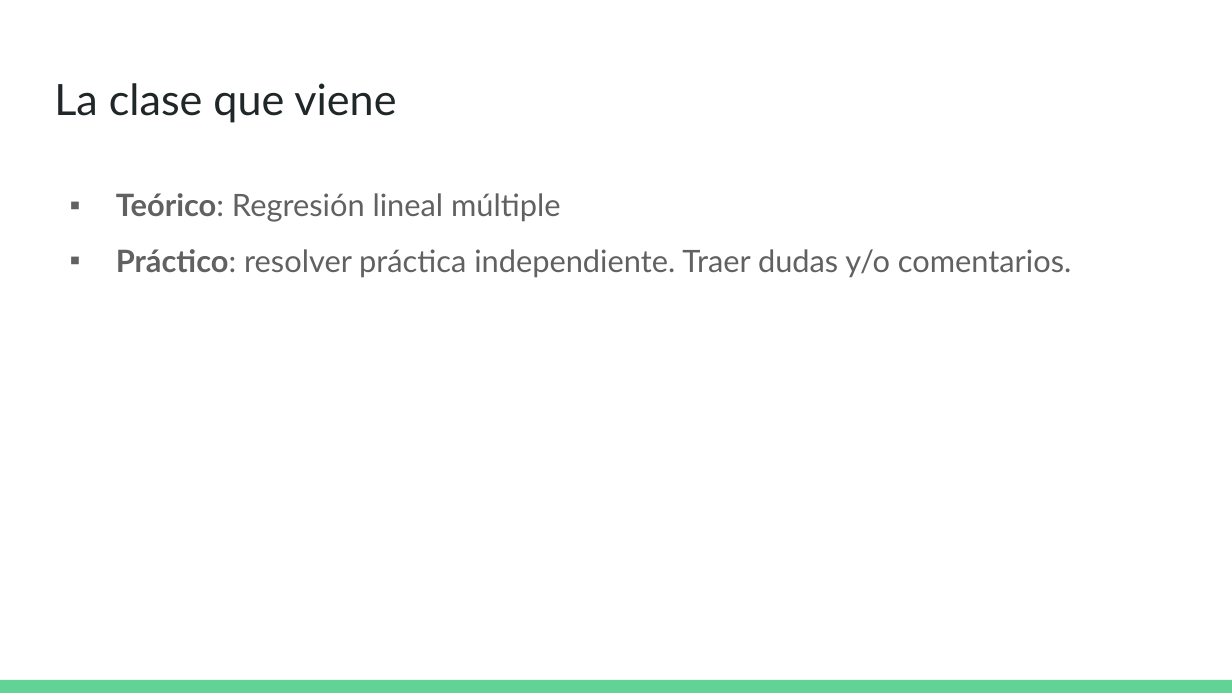
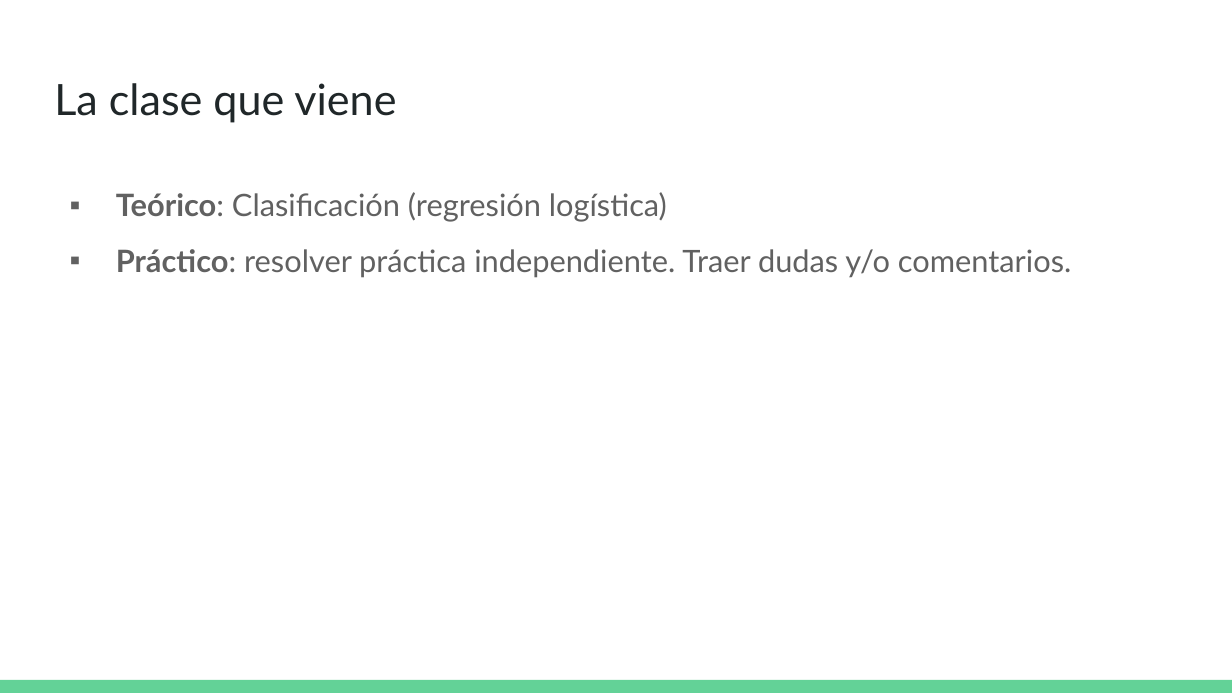
Before and after one commit to DCSCyHD/2023_modulo_3, a slide deck: slide 28 of clase3/teorica_3.pptx (slide 30 before the commit). Drawn at 1232x693 pixels with LibreOffice and Linux fonts; fonts in the diff are those of the drawing. Boxes give left, top, right and bottom in pixels: in the first picture for what was removed or moved away, otherwise in the second. Text is boxed around its words. In the diff, an @@ line names an element or a change of style, - is before the commit and + after.

Commit message:
actualizo ppts clases 2 y 3

```diff
--- a/clase3/teorica_3.pptx
+++ b/clase3/teorica_3.pptx
@@ text at (116, 192, 667, 222): text changed @@
-▪ Teórico: Regresión lineal múltiple
+▪ Teórico: Clasificación (regresión logística)
```
Also in this commit, not shown: 4 other slides changed, 5 slides added, 7 slides removed, 1 other file.
